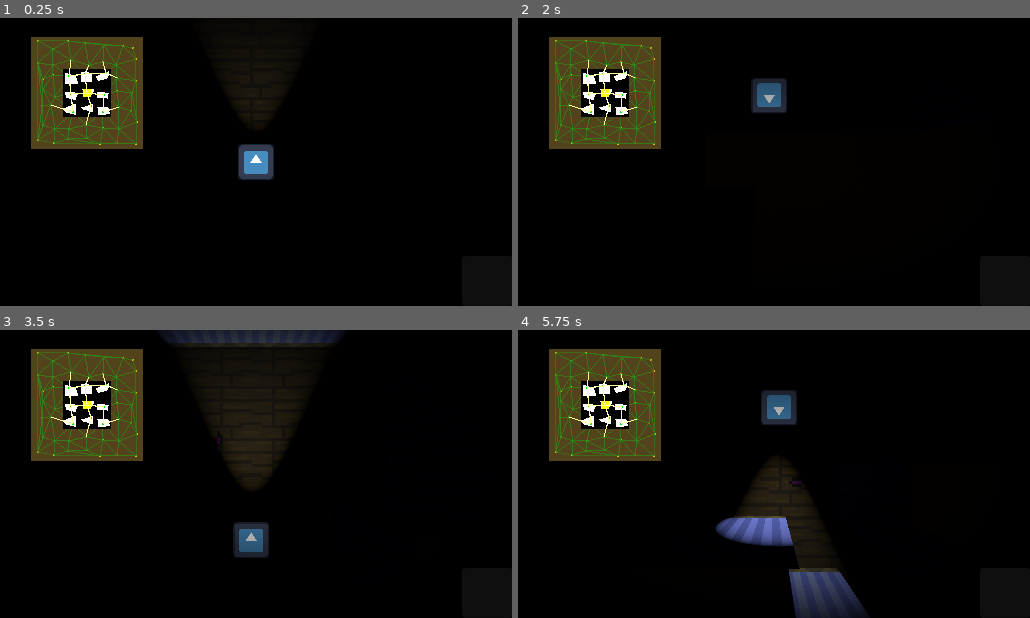
Above: before the commit, frames 1-4 (two rows, left to right).
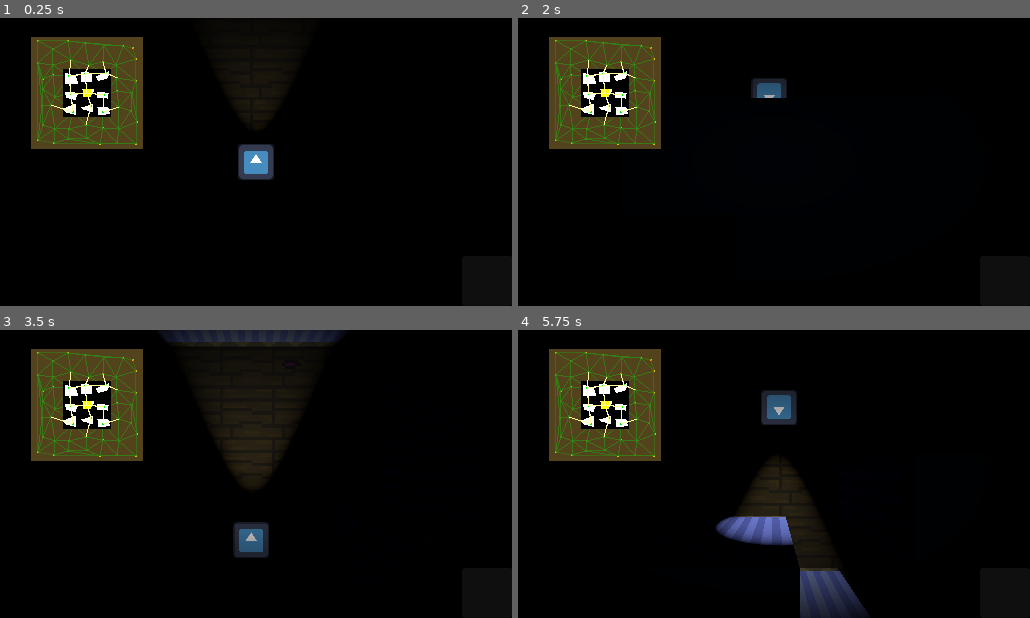
Above: after the commit, the same moments.

Repository: GammaRayTea/project-3-primordial-mass
Game: Godot game, scene res://main.tscn
The game is run twice, just before and just after one commit, with the same random seed, the same clock (stepped at 60 frames per second) and the same inputs. The engine's default icon, where the game draws it, is replaced by a stand-in: a white triangle on a blue panel in a dark square.
Inputs:
- Up to frame 1 (0.25 s): no input
- Up to frame 2 (2 s): tap Enter at 0.5 s; hold D (move_right) 0.53-1.28 s; tap E (interact) at 0.6 s; hold S (move_down) from 1.28 s (still down); tap Shift (sprint) at 1.35 s
- Up to frame 3 (3.5 s): release S (move_down) at 2.03 s; hold D (move_right) 2.03-2.78 s; tap E (interact) at 2.1 s; hold W (move_up) from 2.78 s (still down); tap Shift (sprint) at 2.85 s
- Up to frame 4 (5.75 s): release W (move_up) at 3.53 s; hold A (move_left) 3.53-5.03 s; tap E (interact) at 3.6, 5.1 s; tap Shift (sprint) at 4.35 s; hold S (move_down) from 5.03 s (still down)

The runs differ from the first frame. In frame 2, 0.4% of the frame differs, in the area x 45-53%, y 27-33%; in frame 3, 0.1%; in frame 4, 0.5%, in the area x 38-69%, y 52-100%.

Commit message:
added support for different ceiling material

Diff:
--- /dev/null
+++ b/assets/environment/materials/floor_material.tres
@@ -0,0 +1,15 @@
+[gd_resource type="ShaderMaterial" format=3 uid="uid://by4f8r08togll"]
+
+[ext_resource type="Shader" uid="uid://c4e31weirlooc" path="res://assets/environment/floor_variance.gdshader" id="1_x67c3"]
+[ext_resource type="Texture2D" uid="uid://dtxbd1k5lkicx" path="res://assets/environment/textures/FloorWood.png" id="2_xfeee"]
+[ext_resource type="Texture2D" uid="uid://eqpilfwu73ps" path="res://assets/environment/textures/FloorWoodHole.png" id="3_fqqcd"]
+[ext_resource type="Texture2D" uid="uid://dwc7ouumitgk0" path="res://assets/environment/textures/FloorWoodSpill1.png" id="4_dis0n"]
+[ext_resource type="Texture2D" uid="uid://bi3d2irgxgumo" path="res://assets/environment/textures/FloorWoodSpill2.png" id="5_vsygj"]
+
+[resource]
+render_priority = 0
+shader = ExtResource("1_x67c3")
+shader_parameter/default_texture = ExtResource("2_xfeee")
+shader_parameter/texture2 = ExtResource("3_fqqcd")
+shader_parameter/texture3 = ExtResource("4_dis0n")
+shader_parameter/texture4 = ExtResource("5_vsygj")
--- /dev/null
+++ b/assets/environment/materials/wall_material.tres
@@ -0,0 +1,15 @@
+[gd_resource type="ShaderMaterial" format=3 uid="uid://chx08ev0xssxb"]
+
+[ext_resource type="Shader" uid="uid://cgvw8cutyqund" path="res://assets/environment/wall_variance.gdshader" id="1_x67c3"]
+[ext_resource type="Texture2D" uid="uid://bwlmg0tnlnig4" path="res://assets/environment/textures/WallpaperBot.png" id="2_xfeee"]
+[ext_resource type="Texture2D" uid="uid://k7g1mcmoynsl" path="res://assets/environment/textures/WallpaperTop.png" id="3_fqqcd"]
+[ext_resource type="Texture2D" uid="uid://bp5xyntwbxpm6" path="res://assets/environment/textures/WallpaperBotHole.png" id="4_dis0n"]
+[ext_resource type="Texture2D" uid="uid://brguq5cdcnegx" path="res://assets/environment/textures/WallpaperTopHole.png" id="5_vsygj"]
+
+[resource]
+render_priority = 0
+shader = ExtResource("1_x67c3")
+shader_parameter/default_texture = ExtResource("2_xfeee")
+shader_parameter/texture2 = ExtResource("3_fqqcd")
+shader_parameter/texture3 = ExtResource("4_dis0n")
+shader_parameter/texture4 = ExtResource("5_vsygj")
--- a/game/environment/cell_generator/cell.gd
+++ b/game/environment/cell_generator/cell.gd
@@ -5,6 +5,7 @@
 var locked:bool = false
 var connections:Array[Cell] = []
 var bit_map:BitMap
+var tier:int
 func _init(_cell_size:int,_margin:int, _rng):
 	rng = _rng
 	@warning_ignore("narrowing_conversion")
--- a/game/environment/cell_generator/cell_generator.gd
+++ b/game/environment/cell_generator/cell_generator.gd
@@ -30,15 +30,18 @@
 var generated_cells: Dictionary[Vector2, Cell] = {}
 var locked_cells: Dictionary[Vector2, Cell] = {}
 
+var current_cell_tier:int
+
 func _start_generation() -> void:
+	current_cell_tier = 0
 	rng.seed = random_seed
-
 	room_generator.rng = rng
+	room_mesh.rng = rng
 	@warning_ignore("narrowing_conversion")
 	var start_cell = Cell.new(cell_size, cell_size / 2.0, rng)
 	start_cell.global_point_position = start_cell.point_position
 	generated_cells[start_pos] = start_cell
-
+	start_cell.tier = current_cell_tier
 
 	call_deferred("expand_map")
 
@@ -73,6 +76,7 @@
 
 ##Check Cells in a rectangle around current cell and generate a preliminary delaunay triangulation. Returns ids of points of triangulation in sets of threes, forming triangles.
 func generate_new_cells(_check_range: int) -> PackedInt32Array:
+	current_cell_tier+=1
 	var new_cells:Dictionary[Vector2, Cell] = {}
 	for i in range(_check_range * 2 + 1):
 		for j in range(_check_range * 2 + 1):
@@ -81,6 +85,8 @@
 
 				new_cells[pos] = Cell.new(cell_size, cell_margin, rng)
 				new_cells[pos].global_point_position = pos + new_cells[pos].point_position
+				new_cells[pos].tier = current_cell_tier
+
 				outer_map.cells.push_back(pos)
 				outer_map.points.push_back(new_cells[pos].point_position)
 
@@ -92,7 +98,7 @@
 	outer_map.draw_point_ids = delaunayIDs
 	outer_map.delaunay_points = world_points
 	generated_map.delaunay_points = world_points
-
+	outer_map.current_cell_tier = current_cell_tier
 	outer_map.queue_redraw()
 
 	return delaunayIDs
@@ -135,6 +141,7 @@
 
 
 	generated_map.draw_point_ids.append_array(active_delaunay)
+	generated_map.current_cell_tier = current_cell_tier
 	generated_map.queue_redraw()
 
 
--- a/game/environment/cell_generator/test_map.gd
+++ b/game/environment/cell_generator/test_map.gd
@@ -19,6 +19,8 @@
 @export var point_color:Color
 @export var draw_cells:bool = false
 @export var is_inner:bool = false
+
+var current_cell_tier:int
 
 func _ready() -> void:
 	#offset = Vector2(- rect_size * 0.5 + 2,- rect_size * 0.5 + 2)
--- a/game/environment/room_generation/room_mesh_gen.gd
+++ b/game/environment/room_generation/room_mesh_gen.gd
@@ -2,22 +2,22 @@
 
 @export var room_collisions: Node3D
 
-@export var test_mat:Material
-@export var test_mat2:Material
+@export var floor_material:Material
+@export var ceiling_material:Material
+@export var wall_material:Material
 
 @export var grid_size:Vector2i = Vector2i(16,16)
+
+var rng:RandomNumberGenerator
 
 # Array setup
 var surface_array_floor = []
+var surface_array_ceil = []
 
 var surface_array_wall = []
 
 
-var verts_floor := PackedVector3Array()
-var normals_floor := PackedVector3Array()
-var uvs_floor := PackedVector2Array()
-var colors_floor := PackedColorArray()
-var indices_floor := PackedInt32Array()
+
 
 var verts_wall := PackedVector3Array()
 var normals_wall := PackedVector3Array()
@@ -33,109 +33,116 @@
 	surface_array_wall = []
 	surface_array_wall.resize(Mesh.ARRAY_MAX)
 
-	verts_floor = PackedVector3Array()
-	normals_floor = PackedVector3Array()
-	uvs_floor = PackedVector2Array()
-	colors_floor = PackedColorArray()
-	indices_floor = PackedInt32Array()
-
-	verts_wall = PackedVector3Array()
-	normals_wall = PackedVector3Array()
-	uvs_wall = PackedVector2Array()
-	colors_wall = PackedColorArray()
-	indices_wall = PackedInt32Array()
+	surface_array_ceil = []
+	surface_array_ceil.resize(Mesh.ARRAY_MAX)
+
+	surface_array_floor[Mesh.ARRAY_VERTEX]  = PackedVector3Array()
+	surface_array_floor[Mesh.ARRAY_NORMAL]  = PackedVector3Array()
+	surface_array_floor[Mesh.ARRAY_TEX_UV]  = PackedVector2Array()
+	surface_array_floor[Mesh.ARRAY_COLOR]  = PackedColorArray()
+	surface_array_floor[Mesh.ARRAY_INDEX]  = PackedInt32Array()
+
+	surface_array_ceil[Mesh.ARRAY_VERTEX]  = PackedVector3Array()
+	surface_array_ceil[Mesh.ARRAY_NORMAL]  = PackedVector3Array()
+	surface_array_ceil[Mesh.ARRAY_TEX_UV]  = PackedVector2Array()
+	surface_array_ceil[Mesh.ARRAY_COLOR]  = PackedColorArray()
+	surface_array_ceil[Mesh.ARRAY_INDEX]  = PackedInt32Array()
+
+	surface_array_wall[Mesh.ARRAY_VERTEX] = PackedVector3Array()
+	surface_array_wall[Mesh.ARRAY_NORMAL] = PackedVector3Array()
+	surface_array_wall[Mesh.ARRAY_TEX_UV] = PackedVector2Array()
+	surface_array_wall[Mesh.ARRAY_COLOR] = PackedColorArray()
+	surface_array_wall[Mesh.ARRAY_INDEX] = PackedInt32Array()
 
 
 ## Builds a mesh from a BitMap
 func build_mesh(_grid: BitMap) -> void:
+
+
 	reset_arrays()
+
+
+
 	if mesh == null:
 		mesh = ArrayMesh.new()
 
 	for current_sub_cell_y in range(grid_size.y):
+
 		for current_sub_cell_x in range(grid_size.x):
+
 			if (_grid.get_bit(current_sub_cell_x, current_sub_cell_y) == true):
-				generate_floor(current_sub_cell_x, current_sub_cell_y, 0.0)
+				surface_array_floor = generate_floor(current_sub_cell_x, current_sub_cell_y, 0.0, surface_array_floor)
+
 			else:
+				surface_array_ceil = generate_floor(current_sub_cell_x,current_sub_cell_y,2.0, surface_array_ceil)
 				var adjacent: Array[bool] = [
 					does_bit_exist(current_sub_cell_x, current_sub_cell_y - 1, _grid),
 					does_bit_exist(current_sub_cell_x, current_sub_cell_y + 1, _grid) ,
 					does_bit_exist(current_sub_cell_x + 1, current_sub_cell_y, _grid),
 					does_bit_exist(current_sub_cell_x - 1, current_sub_cell_y, _grid)
 				]
-				generate_walls(current_sub_cell_x, current_sub_cell_y, adjacent)
-
-
-	# make floor mesh from arrays
-	surface_array_floor[Mesh.ARRAY_VERTEX] = verts_floor
-	surface_array_floor[Mesh.ARRAY_NORMAL] = normals_floor
-	surface_array_floor[Mesh.ARRAY_TEX_UV] = uvs_floor
-	surface_array_floor[Mesh.ARRAY_COLOR] = colors_floor
-	surface_array_floor[Mesh.ARRAY_INDEX] = indices_floor
-	mesh.add_surface_from_arrays(Mesh.PRIMITIVE_TRIANGLES, surface_array_floor)
-
-	#make floor collision from mesh
-	var collision_instance_floor := CollisionShape3D.new()
-	collision_instance_floor.shape = mesh.create_trimesh_shape()
-	room_collisions.add_child(collision_instance_floor)
-	collision_instance_floor.global_position = Vector3()
-
-	(mesh as ArrayMesh).surface_set_material((mesh as ArrayMesh).get_surface_count()-1,test_mat)
-
-
-
-	# make wall mesh from arrays
-	surface_array_wall[Mesh.ARRAY_VERTEX] = verts_wall
-	surface_array_wall[Mesh.ARRAY_NORMAL] = normals_wall
-	surface_array_wall[Mesh.ARRAY_TEX_UV] = uvs_wall
-	surface_array_wall[Mesh.ARRAY_COLOR] = colors_wall
-	surface_array_wall[Mesh.ARRAY_INDEX] = indices_wall
-	(mesh as ArrayMesh).add_surface_from_arrays(Mesh.PRIMITIVE_TRIANGLES, surface_array_wall)
-	(mesh as ArrayMesh).create_trimesh_shape()
-
-	(mesh as ArrayMesh).surface_set_material((mesh as ArrayMesh).get_surface_count()-1,test_mat2)
-	#make floor collision from wall
-	var collision_instance_wall := CollisionShape3D.new()
-	collision_instance_wall.shape = mesh.create_trimesh_shape()
-	room_collisions.add_child(collision_instance_wall)
-
+				surface_array_wall = generate_walls(current_sub_cell_x, current_sub_cell_y, adjacent, surface_array_wall)
+
+
+	add_mesh(surface_array_floor,floor_material)
+	add_mesh(surface_array_ceil,ceiling_material)
+	add_mesh(surface_array_wall, wall_material)
+
+
+
+	#make collisionmesh
+	var collision_instance := CollisionShape3D.new()
+	collision_instance.shape = mesh.create_trimesh_shape()
+	room_collisions.add_child(collision_instance)
+
+
+
+
+func add_mesh(_mesh_array:Array, _material:Material) -> void:
+
+	mesh.add_surface_from_arrays(Mesh.PRIMITIVE_TRIANGLES, _mesh_array)
+	(mesh as ArrayMesh).surface_set_material((mesh as ArrayMesh).get_surface_count()-1,_material)
 
 
 
 #create floor tiles
-func generate_floor(_x: float, _y: float, _height: float) -> void:
-		var start_index: int = verts_floor.size()
-		var rand:float = randf()
-		var color:Color
-		if rand < 0.8:
-			color = Color(0,0,0,1)
-		elif rand < 0.9:
-			color = Color(1,0,0,1)
-		elif rand < 0.95:
-			color = Color(0,1,0,1)
-		elif rand <= 1.0:
-			color = Color(0,0,1,1)
-
-
-		for i in range(4):
-			verts_floor.append(Vector3(
-				_x + (0.5 * snappedf(sin((i + 1.5) * PI/2), 1.0)) + 0.5,
-			_height,
-			_y + (0.5 * snappedf(sin((i + 0.5) * PI/2), 1.0)) + 0.5)
+func generate_floor(_x: float, _y: float, _height: float, _surface_array:Array) -> Array:
+
+
+	var start_index:int = _surface_array[Mesh.ARRAY_VERTEX].size()
+
+	var rand:float = randf()
+	var color:Color
+	if rand < 0.8:
+		color = Color(0,0,0,1)
+	elif rand < 0.9:
+		color = Color(1,0,0,1)
+	elif rand < 0.95:
+		color = Color(0,1,0,1)
+	elif rand <= 1.0:
+		color = Color(0,0,1,1)
+
+
+	for i in range(4):
+		_surface_array[Mesh.ARRAY_VERTEX].append(Vector3(
+			_x + (0.5 * snappedf(sin((i + 1.5) * PI/2), 1.0)) + 0.5,
+		_height,
+		_y + (0.5 * snappedf(sin((i + 0.5) * PI/2), 1.0)) + 0.5)
+		)
+		_surface_array[Mesh.ARRAY_TEX_UV].append(Vector2(
+			_surface_array[Mesh.ARRAY_VERTEX][_surface_array[Mesh.ARRAY_VERTEX].size()-1].x,
+			_surface_array[Mesh.ARRAY_VERTEX][_surface_array[Mesh.ARRAY_VERTEX].size()-1].z)
 			)
-			uvs_floor.append(Vector2(
-				verts_floor[verts_floor.size()-1].x,
-				verts_floor[verts_floor.size()-1].z)
-				)
-			colors_floor.append(color)
-			normals_floor.append(Vector3(0, 1, 0))
-		indices_floor.append(start_index)
-		indices_floor.append(start_index + 1)
-		indices_floor.append(start_index + 2)
-		indices_floor.append(start_index)
-		indices_floor.append(start_index + 2)
-		indices_floor.append(start_index + 3)
-
+		_surface_array[Mesh.ARRAY_COLOR].append(color)
+		_surface_array[Mesh.ARRAY_NORMAL].append(Vector3(0, 1, 0))
+	_surface_array[Mesh.ARRAY_INDEX].append(start_index)
+	_surface_array[Mesh.ARRAY_INDEX].append(start_index + 1)
+	_surface_array[Mesh.ARRAY_INDEX].append(start_index + 2)
+	_surface_array[Mesh.ARRAY_INDEX].append(start_index)
+	_surface_array[Mesh.ARRAY_INDEX].append(start_index + 2)
+	_surface_array[Mesh.ARRAY_INDEX].append(start_index + 3)
+
+	return _surface_array
 
 
 
@@ -149,21 +156,21 @@
 
 
 #creating the walls for a tile
-func generate_walls(_x: float, _y: float, _adjacent_sub_cells: Array[bool]) -> void:
+func generate_walls(_x: float, _y: float, _adjacent_sub_cells: Array[bool], _mesh_array:Array) -> Array:
 	if (_adjacent_sub_cells[1] == true):
-		generate_wall(_x + 0.5, _y + 1.0, PlaneMesh.FACE_Z, false, false)
+		_mesh_array = generate_wall(_x + 0.5, _y + 1.0, PlaneMesh.FACE_Z, false, false, _mesh_array)
 	if (_adjacent_sub_cells[0] == true):
-		generate_wall(_x + 0.5, _y, PlaneMesh.FACE_Z, true, false)
+		_mesh_array = generate_wall(_x + 0.5, _y, PlaneMesh.FACE_Z, true, false, _mesh_array)
 	if (_adjacent_sub_cells[3] == true):
-		generate_wall(_x, _y + 0.5, PlaneMesh.FACE_X, true, true)
+		_mesh_array = generate_wall(_x, _y + 0.5, PlaneMesh.FACE_X, true, true, _mesh_array)
 	if (_adjacent_sub_cells[2] == true):
-		generate_wall(_x + 1.0, _y + 0.5, PlaneMesh.FACE_X, false, true)
-
+		_mesh_array = generate_wall(_x + 1.0, _y + 0.5, PlaneMesh.FACE_X, false, true, _mesh_array)
+	return _mesh_array
 
 
 
 #creating two stacked wall pieces
-func generate_wall(_x: float, _y: float, _facing, _flip_faces: bool, _rotated: bool) -> void:
+func generate_wall(_x: float, _y: float, _facing, _flip_faces: bool, _rotated: bool, _mesh_array:Array) -> Array:
 	var height: float = 0.5
 	var normal: Vector3
 	if _rotated:
@@ -198,35 +205,43 @@
 		colors.append(Color(0,0,1,-1.0))
 
 	for j in range(2):
-		var start_index: int = verts_wall.size()
+		var start_index: int = _mesh_array[Mesh.ARRAY_VERTEX].size()
 		for i in range(4):
 			if _rotated:
-				verts_wall.append(Vector3(_x, height + j + (0.5 * snappedf(sin((i + 0.5) * PI/2), 1.0)), _y + (0.5 * snappedf(sin((i + 1.5) * PI/2), 1.0))))
-				uvs_wall.append(Vector2(
-				verts_wall[verts_wall.size()-1].z,
-				-verts_wall[verts_wall.size()-1].y)
+				_mesh_array[Mesh.ARRAY_VERTEX].append(Vector3(
+					_x,
+					height + j + (0.5 * snappedf(sin((i + 0.5) * PI/2), 1.0)),
+					_y + (0.5 * snappedf(sin((i + 1.5) * PI/2), 1.0))
+				))
+				_mesh_array[Mesh.ARRAY_TEX_UV].append(Vector2(
+					_mesh_array[Mesh.ARRAY_VERTEX][_mesh_array[Mesh.ARRAY_VERTEX].size()-1].z,
+					-_mesh_array[Mesh.ARRAY_VERTEX][_mesh_array[Mesh.ARRAY_VERTEX].size()-1].y)
 				)
 			else:
-				verts_wall.append(Vector3(_x + (0.5 * snappedf(sin((i + 1.5) * PI/2), 1.0)), height + j + (0.5 * snappedf(sin((i + 0.5) * PI/2), 1.0)), _y))
-				uvs_wall.append(Vector2(
-				verts_wall[verts_wall.size()-1].x,
-				-verts_wall[verts_wall.size()-1].y)
-
+				_mesh_array[Mesh.ARRAY_VERTEX].append(Vector3(
+					_x + (0.5 * snappedf(sin((i + 1.5) * PI/2), 1.0)),
+					height + j + (0.5 * snappedf(sin((i + 0.5) * PI/2), 1.0)),
+					_y
+				))
+				_mesh_array[Mesh.ARRAY_TEX_UV].append(Vector2(
+					_mesh_array[Mesh.ARRAY_VERTEX][_mesh_array[Mesh.ARRAY_VERTEX].size()-1].x,
+					-_mesh_array[Mesh.ARRAY_VERTEX][_mesh_array[Mesh.ARRAY_VERTEX].size()-1].y)
 				)
-			normals_wall.append(normal)
-			colors_wall.append(colors[j])
+			_mesh_array[Mesh.ARRAY_NORMAL].append(normal)
+			_mesh_array[Mesh.ARRAY_COLOR].append(colors[j])
 
 			if _flip_faces:
-				indices_wall.append(start_index)
-				indices_wall.append(start_index + 1)
-				indices_wall.append(start_index + 2)
-				indices_wall.append(start_index)
-				indices_wall.append(start_index + 2)
-				indices_wall.append(start_index + 3)
+				_mesh_array[Mesh.ARRAY_INDEX].append(start_index)
+				_mesh_array[Mesh.ARRAY_INDEX].append(start_index + 1)
+				_mesh_array[Mesh.ARRAY_INDEX].append(start_index + 2)
+				_mesh_array[Mesh.ARRAY_INDEX].append(start_index)
+				_mesh_array[Mesh.ARRAY_INDEX].append(start_index + 2)
+				_mesh_array[Mesh.ARRAY_INDEX].append(start_index + 3)
 			else:
-				indices_wall.append(start_index)
-				indices_wall.append(start_index + 2)
-				indices_wall.append(start_index + 1)
-				indices_wall.append(start_index)
-				indices_wall.append(start_index + 3)
-				indices_wall.append(start_index + 2)
+				_mesh_array[Mesh.ARRAY_INDEX].append(start_index)
+				_mesh_array[Mesh.ARRAY_INDEX].append(start_index + 2)
+				_mesh_array[Mesh.ARRAY_INDEX].append(start_index + 1)
+				_mesh_array[Mesh.ARRAY_INDEX].append(start_index)
+				_mesh_array[Mesh.ARRAY_INDEX].append(start_index + 3)
+				_mesh_array[Mesh.ARRAY_INDEX].append(start_index + 2)
+	return _mesh_array
--- a/game/player/player.tscn
+++ b/game/player/player.tscn
@@ -61,6 +61,7 @@
 script = ExtResource("1_b2mth")
 MAX_WALKING_SPEED = 3.0
 MAX_RUNNING_SPEED = 8.0
+do_gravity = false
 push_box_shape = NodePath("RotationPivot/PushBox/CollisionShape3D")
 hud = NodePath("Overlay")
 camera = NodePath("CameraStuff/Camera")
--- a/main.tscn
+++ b/main.tscn
@@ -9,32 +9,8 @@
 [ext_resource type="Environment" uid="uid://cwug21yqssiod" path="res://assets/environment/world_envs/dark_environment.tres" id="6_4c57u"]
 [ext_resource type="PackedScene" uid="uid://q7pghq5h7g5" path="res://game/environment/cell_generator/dungeon_generator.tscn" id="6_7mycd"]
 [ext_resource type="Script" uid="uid://bapt7cirwaonw" path="res://game/environment/room_generation/room_mesh_gen.gd" id="8_5vw27"]
-[ext_resource type="Shader" uid="uid://c4e31weirlooc" path="res://assets/environment/floor_variance.gdshader" id="9_kek77"]
-[ext_resource type="Texture2D" uid="uid://eqpilfwu73ps" path="res://assets/environment/textures/FloorWoodHole.png" id="10_dg77c"]
-[ext_resource type="Texture2D" uid="uid://dtxbd1k5lkicx" path="res://assets/environment/textures/FloorWood.png" id="10_ycdy4"]
-[ext_resource type="Texture2D" uid="uid://dwc7ouumitgk0" path="res://assets/environment/textures/FloorWoodSpill1.png" id="11_ycdy4"]
-[ext_resource type="Texture2D" uid="uid://bi3d2irgxgumo" path="res://assets/environment/textures/FloorWoodSpill2.png" id="12_w48qg"]
-[ext_resource type="Texture2D" uid="uid://bwlmg0tnlnig4" path="res://assets/environment/textures/WallpaperBot.png" id="15_074og"]
-[ext_resource type="Shader" uid="uid://cgvw8cutyqund" path="res://assets/environment/wall_variance.gdshader" id="15_cegan"]
-[ext_resource type="Texture2D" uid="uid://bp5xyntwbxpm6" path="res://assets/environment/textures/WallpaperBotHole.png" id="17_82xsv"]
-[ext_resource type="Texture2D" uid="uid://k7g1mcmoynsl" path="res://assets/environment/textures/WallpaperTop.png" id="17_cegan"]
-[ext_resource type="Texture2D" uid="uid://brguq5cdcnegx" path="res://assets/environment/textures/WallpaperTopHole.png" id="18_cegan"]
-
-[sub_resource type="ShaderMaterial" id="ShaderMaterial_4c57u"]
-render_priority = 0
-shader = ExtResource("9_kek77")
-shader_parameter/default_texture = ExtResource("10_ycdy4")
-shader_parameter/texture2 = ExtResource("10_dg77c")
-shader_parameter/texture3 = ExtResource("11_ycdy4")
-shader_parameter/texture4 = ExtResource("12_w48qg")
-
-[sub_resource type="ShaderMaterial" id="ShaderMaterial_ryguw"]
-render_priority = 0
-shader = ExtResource("15_cegan")
-shader_parameter/default_texture = ExtResource("15_074og")
-shader_parameter/texture2 = ExtResource("17_cegan")
-shader_parameter/texture3 = ExtResource("17_82xsv")
-shader_parameter/texture4 = ExtResource("18_cegan")
+[ext_resource type="Material" uid="uid://by4f8r08togll" path="res://assets/environment/materials/floor_material.tres" id="10_efxa6"]
+[ext_resource type="Material" uid="uid://chx08ev0xssxb" path="res://assets/environment/materials/wall_material.tres" id="11_dg77c"]
 
 [node name="Main" type="Node" unique_id=209619049]
 script = ExtResource("1_5vw27")
@@ -81,8 +57,8 @@
 [node name="RoomMesh" type="MeshInstance3D" parent="Game/DungeonGenerator" unique_id=645045025 node_paths=PackedStringArray("room_collisions")]
 script = ExtResource("8_5vw27")
 room_collisions = NodePath("RoomCollisions")
-test_mat = SubResource("ShaderMaterial_4c57u")
-test_mat2 = SubResource("ShaderMaterial_ryguw")
+floor_material = ExtResource("10_efxa6")
+wall_material = ExtResource("11_dg77c")
 
 [node name="RoomCollisions" type="StaticBody3D" parent="Game/DungeonGenerator/RoomMesh" unique_id=652251928]
 
